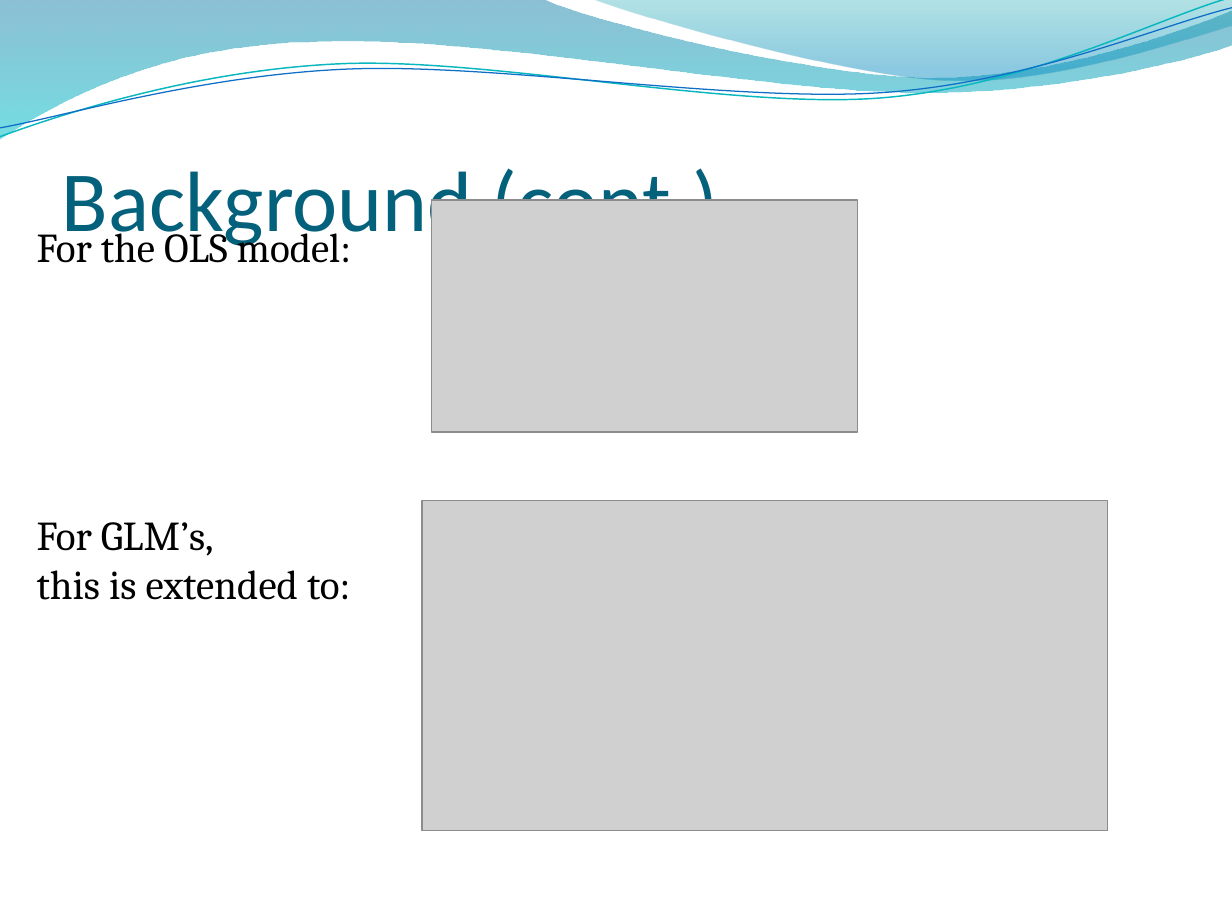
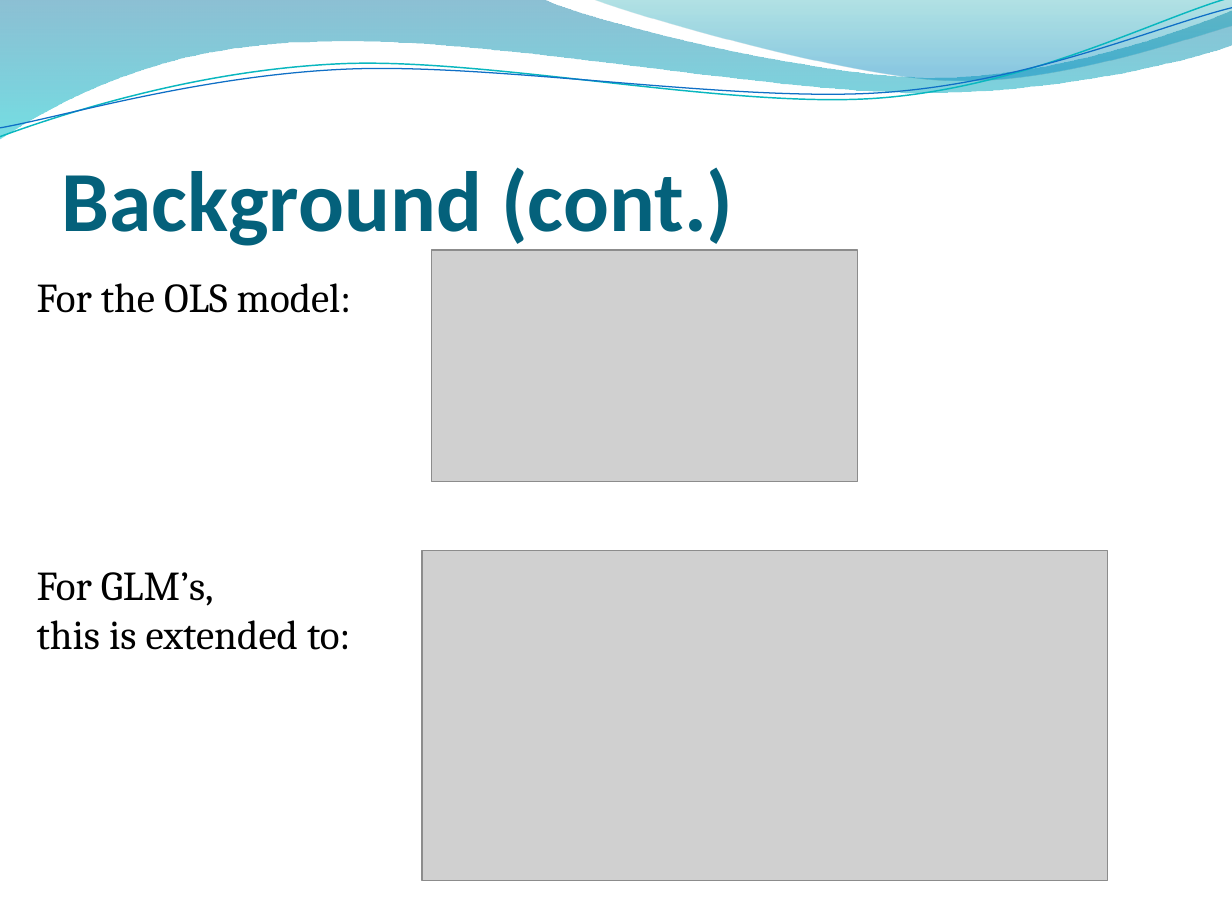
Before and after one commit to ricschuster/R_Workshop_Vienna_2018_02, a slide deck: slide 4 of ppts/Topic 8 Generalized Linear Models.pptx. Drawn at 1232x924 pixels with LibreOffice and Linux fonts; fonts in the diff are those of the drawing; grey boxes stand for pictures; background and template pictures are left out. Boxes give left, top, right and bottom in pixels: in the first picture for what was removed or moved away, otherwise in the second. Text is boxed around its words. In the diff, an @@ line names an element or a change of style, - is before the commit and + after.

```diff
--- a/ppts/Topic 8 Generalized Linear Models.pptx
+++ b/ppts/Topic 8 Generalized Linear Models.pptx
@@ title "Background (cont.)" at [62,167,733,251]: bold on @@
@@ 2 pictures, 1 text: place and size @@
-2 pictures, 1 text at [37,200,1109,830]
+2 pictures, 1 text at [37,250,1109,881]
```
Also in this commit, not shown: 13 other slides changed, 1 slide removed, 4 other files.
